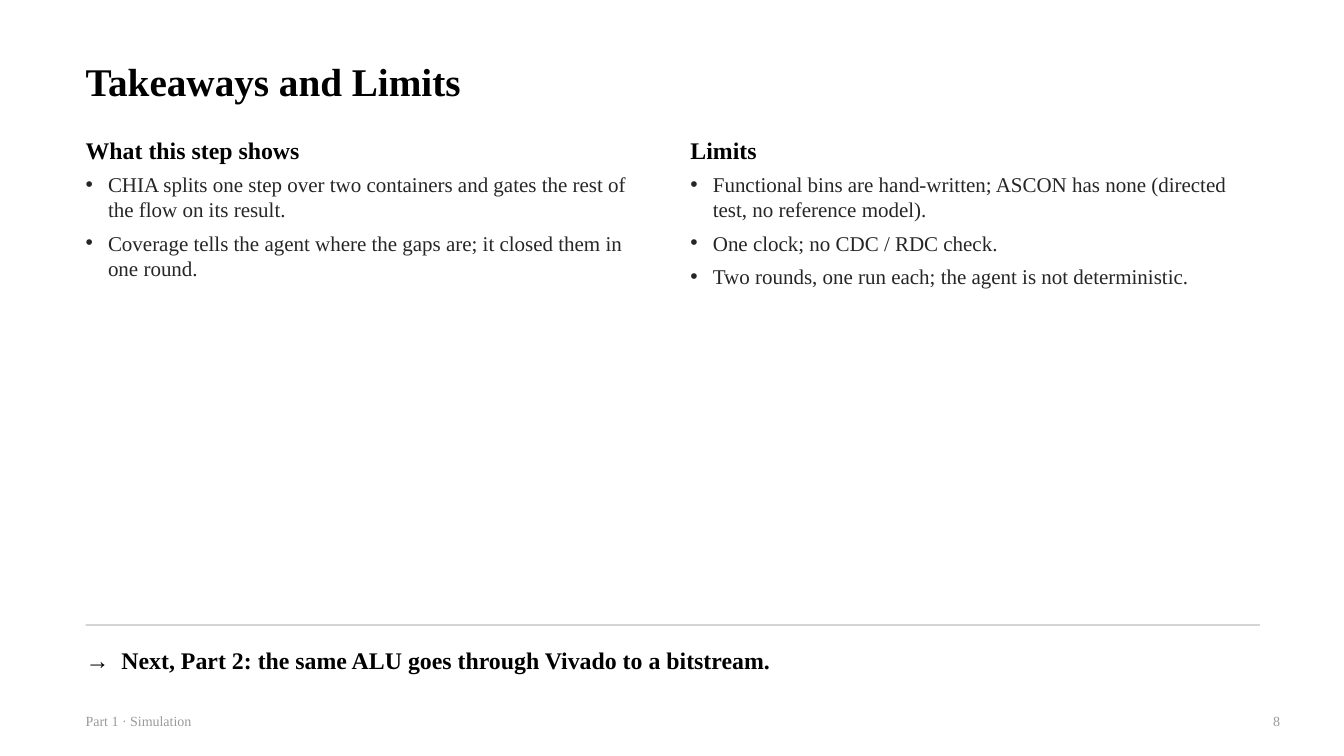
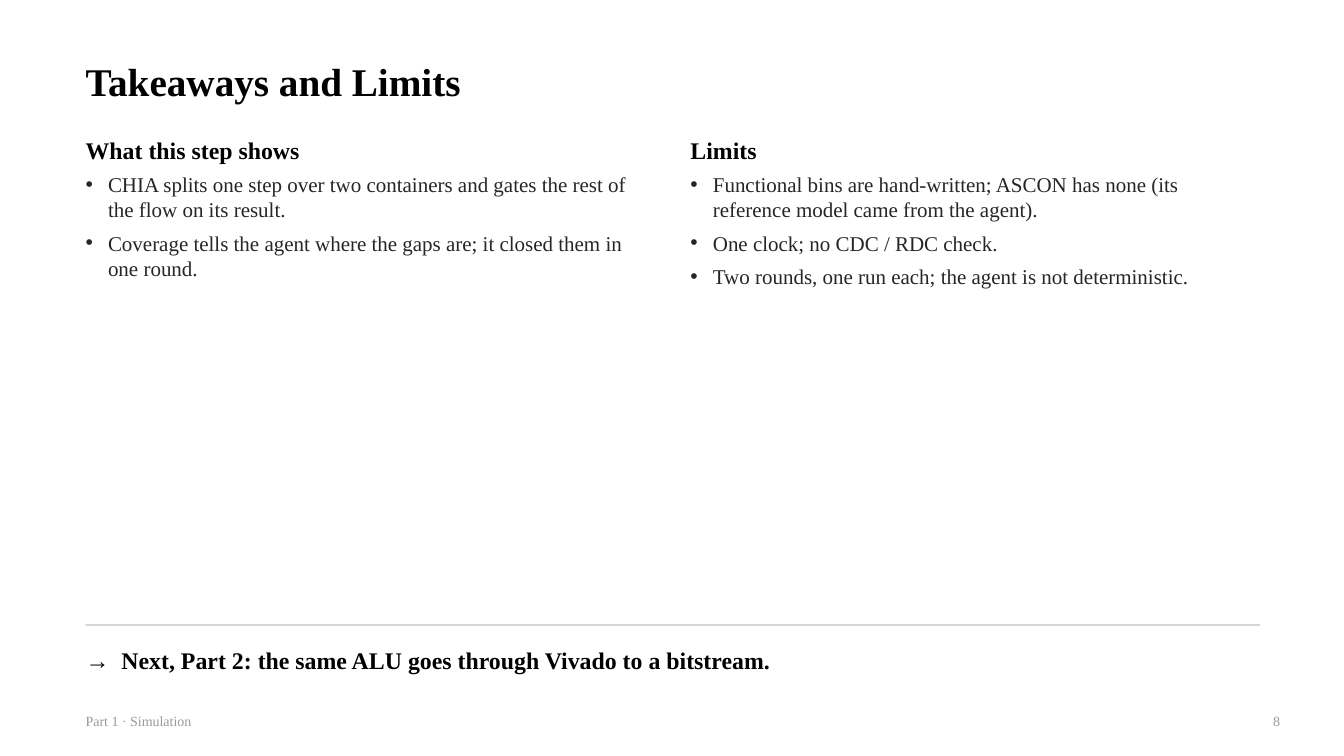
Before and after one commit to chipchip-tech/CHIA-workflow, a slide deck: slide 8 of projects/demo-alu/report/guides/1_Sim.pptx. Drawn at 1344x756 pixels with LibreOffice and Linux fonts; fonts in the diff are those of the drawing. Boxes give left, top, right and bottom in pixels: in the first picture for what was removed or moved away, otherwise in the second. Text is boxed around its words. In the diff, an @@ line names an element or a change of style, - is before the commit and + after.

```diff
--- a/projects/demo-alu/report/guides/1_Sim.pptx
+++ b/projects/demo-alu/report/guides/1_Sim.pptx
@@ text at box(713, 177, 1178, 222): text changed @@
-• Functional bins are hand-written; ASCON has none (directed test, no reference model).
+• Functional bins are hand-written; ASCON has none (its reference model came from the agent).
```
Also in this commit, not shown: 1 other slide changed, 5 other files.
